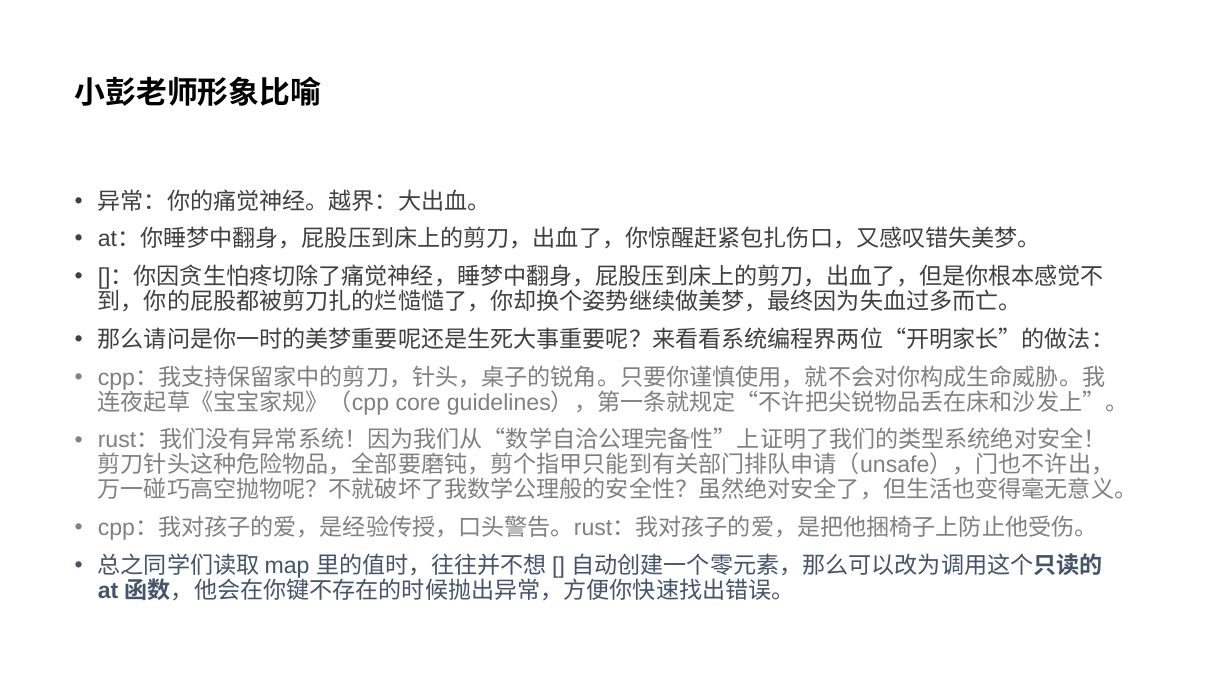
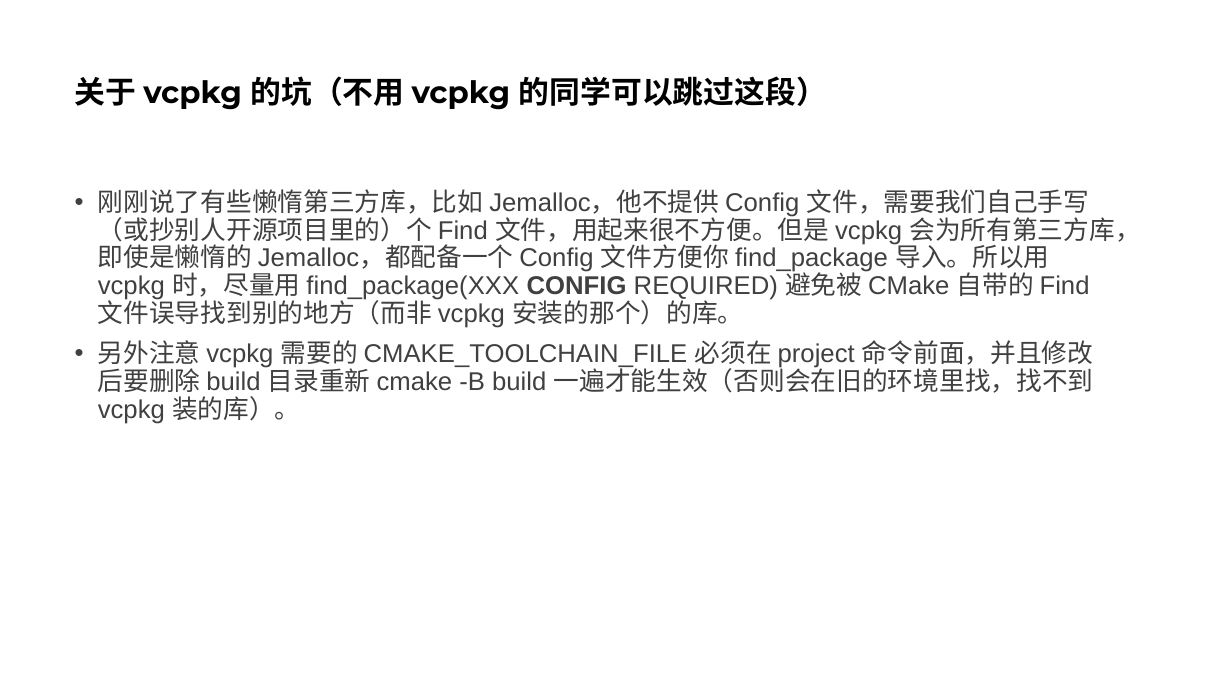
Before and after one commit to parallel101/course, a slide deck: slide 28 of 16/slides.pptx (slide 10 before the commit). Drawn at 1232x693 pixels with LibreOffice and Linux fonts; fonts in the diff are those of the drawing. Boxes give left, top, right and bottom in pixels: in the first picture for what was removed or moved away, otherwise in the second. Text is boxed around its words. In the diff, an @@ line names an element or a change of style, - is before the commit and + after.

```diff
--- a/16/slides.pptx
+++ b/16/slides.pptx
@@ title at <box>75,76,827,110</box>: text changed @@
-小彭老师形象比喻
+关于 vcpkg 的坑（不用 vcpkg 的同学可以跳过这段）
@@ text at <box>98,189,1140,424</box>: text changed; size 18 to 20 pt; text colour #808080 to #404040 @@
-• 异常：你的痛觉神经。越界：大出血。
-• at：你睡梦中翻身，屁股压到床上的剪刀，出血了，你惊醒赶紧包扎伤口，又感叹错失美梦。
-• []：你因贪生怕疼切除了痛觉神经，睡梦中翻身，屁股压到床上的剪刀，出血了，但是你根本感觉不到，你的屁股都被剪刀扎的烂慥慥了，你却换个姿势继续做美梦，最终因为失血过多而亡。
-• 那么请问是你一时的美梦重要呢还是生死大事重要呢？来看看系统编程界两位“开明家长”的做法：
-• cpp：我支持保留家中的剪刀，针头，桌子的锐角。只要你谨慎使用，就不会对你构成生命威胁。我连夜起草《宝宝家规》（cpp core guidelines），第一条就规定“不许把尖锐物品丢在床和沙发上”。
-• rust：我们没有异常系统！因为我们从“数学自洽公理完备性”上证明了我们的类型系统绝对安全！剪刀针头这种危险物品，全部要磨钝，剪个指甲只能到有关部门排队申请（unsafe），门也不许出，万一碰巧高空抛物呢？不就破坏了我数学公理般的安全性？虽然绝对安全了，但生活也变得毫无意义。
-• cpp：我对孩子的爱，是经验传授，口头警告。rust：我对孩子的爱，是把他捆椅子上防止他受伤。
-• 总之同学们读取 map 里的值时，往往并不想 [] 自动创建一个零元素，那么可以改为调用这个只读的 at 函数，他会在你键不存在的时候抛出异常，方便你快速找出错误。
+• 刚刚说了有些懒惰第三方库，比如 Jemalloc，他不提供 Config 文件，需要我们自己手写（或抄别人开源项目里的）个 Find 文件，用起来很不方便。但是 vcpkg 会为所有第三方库，即使是懒惰的 Jemalloc，都配备一个 Config 文件方便你 find_package 导入。所以用 vcpkg 时，尽量用 find_package(XXX CONFIG REQUIRED) 避免被 CMake 自带的 Find 文件误导找到别的地方（而非 vcpkg 安装的那个）的库。
+• 另外注意 vcpkg 需要的 CMAKE_TOOLCHAIN_FILE 必须在 project 命令前面，并且修改后要删除 build 目录重新 cmake -B build 一遍才能生效（否则会在旧的环境里找，找不到 vcpkg 装的库）。
```
Also in this commit, not shown: 29 slides added, 10 slides removed, 19 other files.
